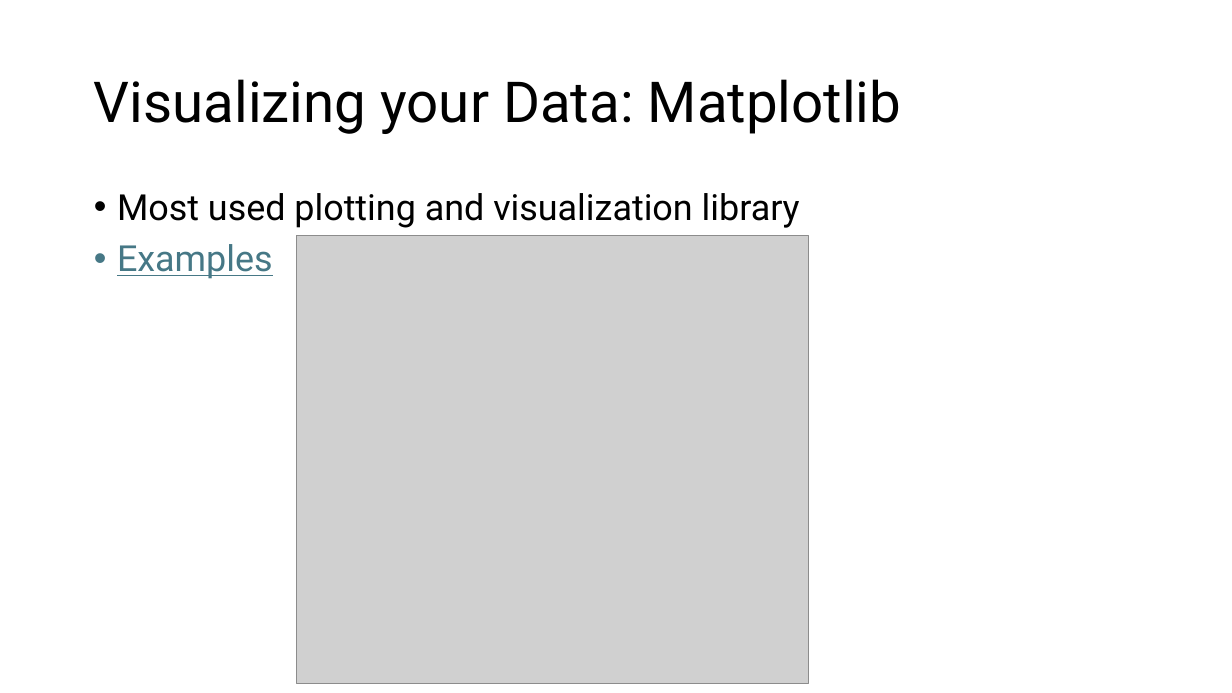
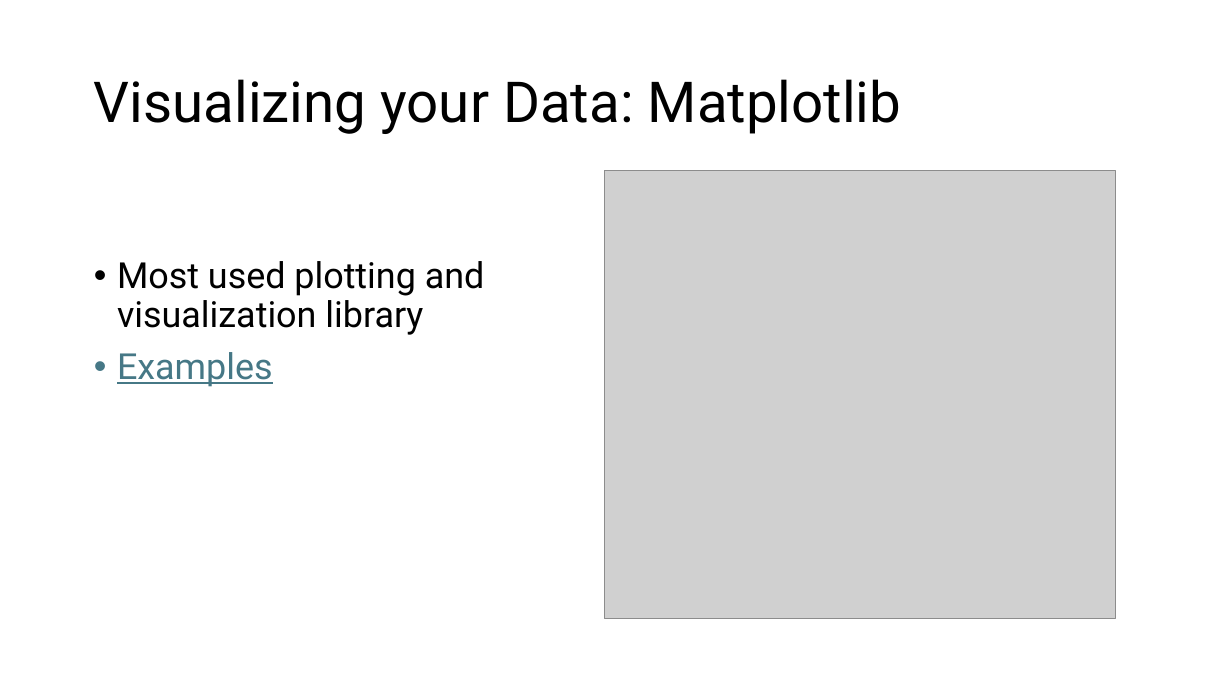
Before and after one commit to jonathanbollig/pycophy, a slide deck: slide 2 of Lecture Resources/Lecture Powerpoints/Chunk 9 - Matplotlib.pptx. Drawn at 1232x693 pixels with LibreOffice and Linux fonts; fonts in the diff are those of the drawing; grey boxes stand for pictures. Boxes give left, top, right and bottom in pixels: in the first picture for what was removed or moved away, otherwise in the second. Text is boxed around its words. In the diff, an @@ line names an element or a change of style, - is before the commit and + after.

```diff
--- a/Lecture Resources/Lecture Powerpoints/Chunk 9 - Matplotlib.pptx
+++ b/Lecture Resources/Lecture Powerpoints/Chunk 9 - Matplotlib.pptx
@@ picture: place and size @@
-picture at [297,236,809,683]
+picture at [604,171,1116,618]
@@ text "Most used plotting and visualization ..." rewrapped from [117,193,800,279] to [117,261,485,387] @@
```
Also in this commit, not shown: 3 other slides changed, 4 other files.
